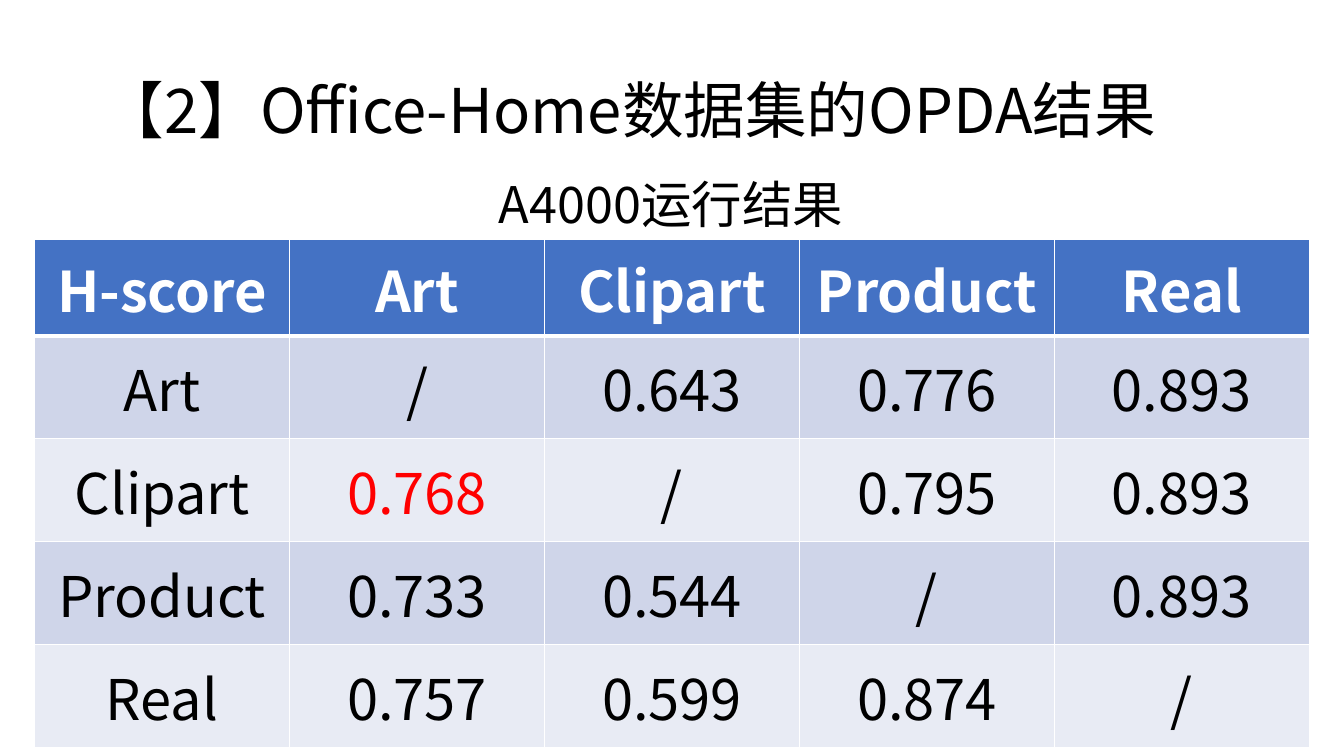
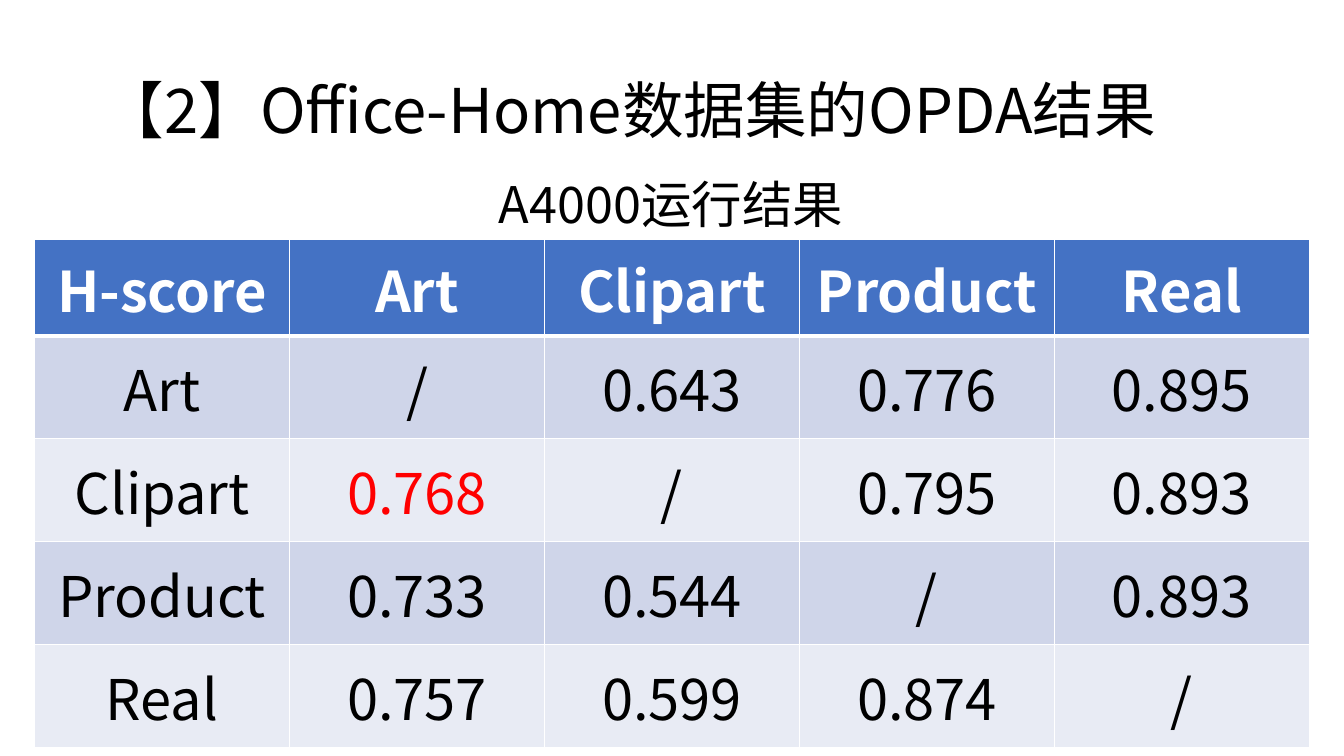
Before and after one commit to MorleyOlsen/CASintern, a slide deck: slide 5 of period3/p3.pptx (slide 4 before the commit). Drawn at 1344x756 pixels with LibreOffice and Linux fonts; fonts in the diff are those of the drawing. Boxes give left, top, right and bottom in pixels: in the first picture for what was removed or moved away, otherwise in the second. Text is boxed around its words. In the diff, an @@ line names an element or a change of style, - is before the commit and + after.

```diff
--- a/period3/p3.pptx
+++ b/period3/p3.pptx
@@ table at (34,240,1310,748) @@
-row 2, column 5: 0.893
+row 2, column 5: 0.895
```
Also in this commit, not shown: 2 other slides changed, 2 slides added.
